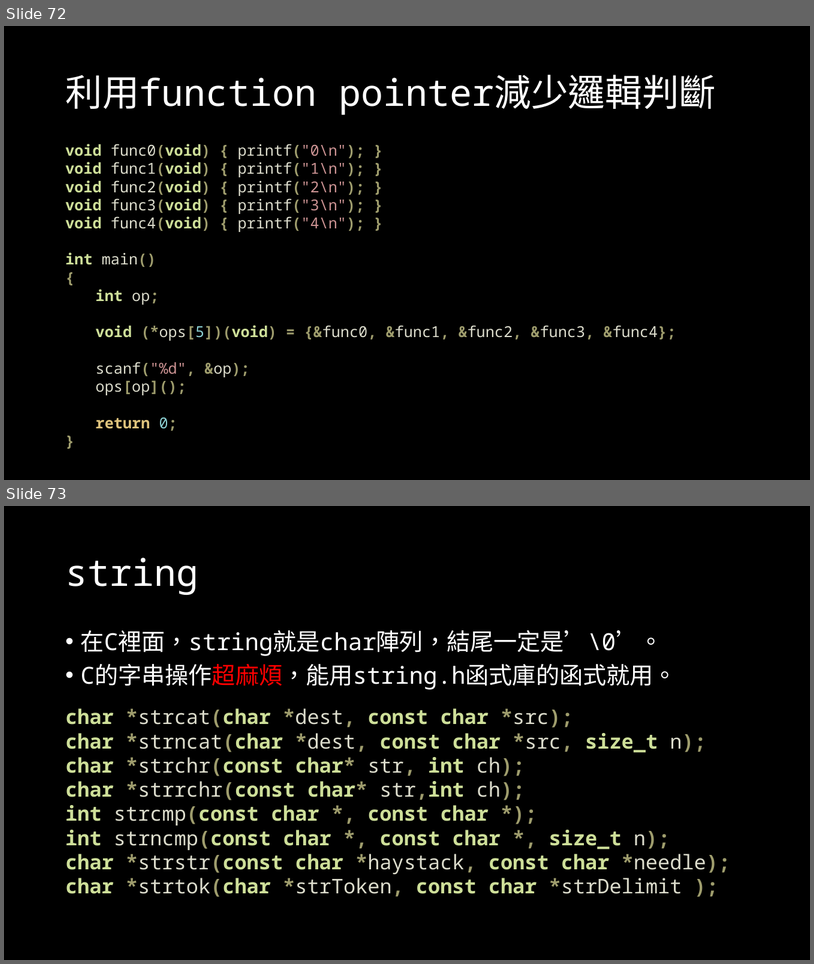
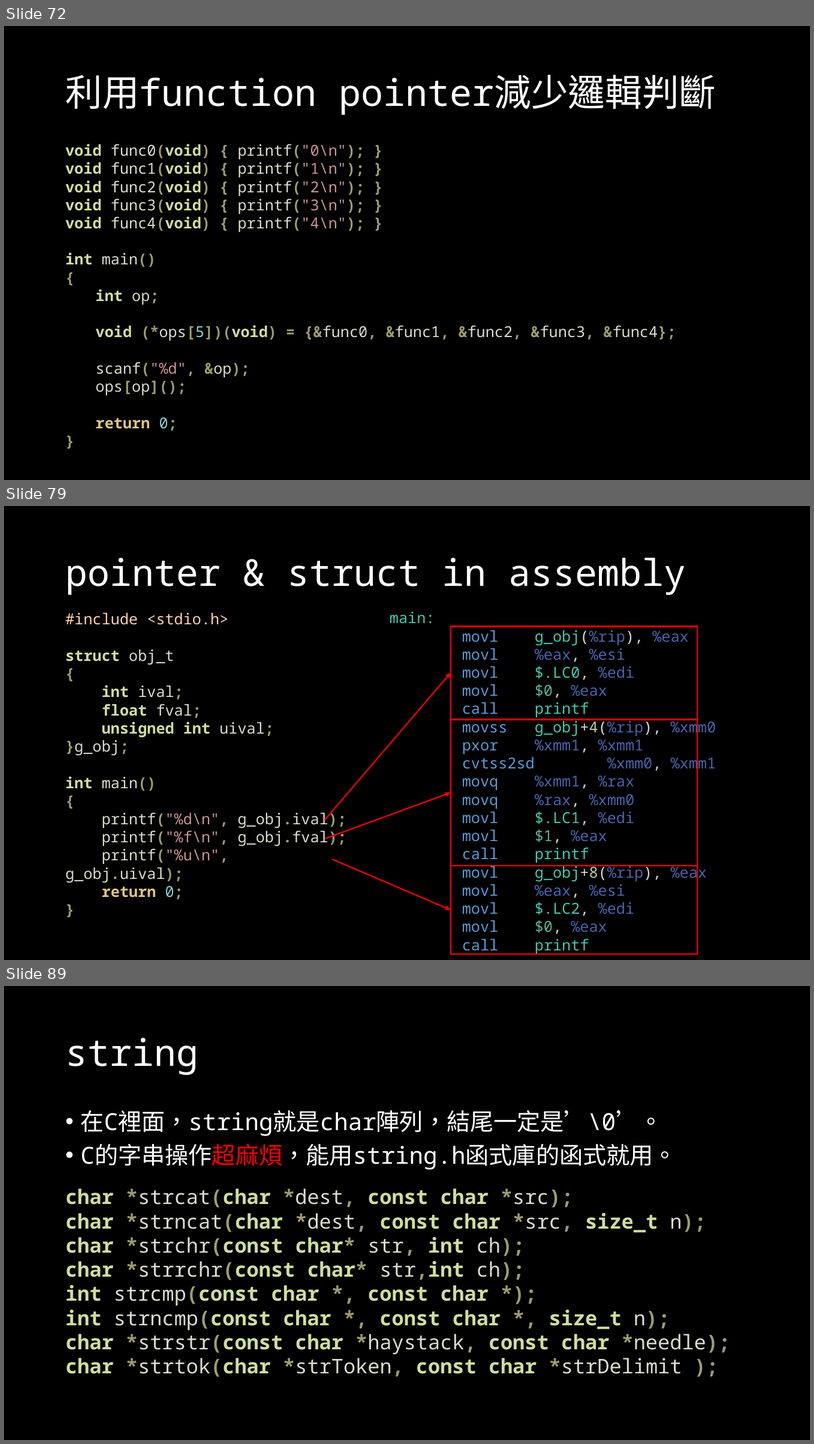
Before and after one commit to OEmiliatanO/those_c_prog_didnt_teach, a slide deck: Ch2/Ch2-pointer & array.pptx. Shown one above the other, each under a label of ours: slides 72 and 73 before the commit, slides 72, 79 and 89 after it; the slides between them are not shown. The pictures are 814x964 and 814x1444 pixels, drawn with LibreOffice and Linux fonts; fonts in the diff are those of the drawing. Boxes give left, top, right and bottom in pixels: in the first picture for what was removed or moved away, otherwise in the second. Text is boxed around its words. In the diff, an @@ line names an element or a change of style, - is before the commit and + after.

```diff
--- a/Ch2/Ch2-pointer & array.pptx
+++ b/Ch2/Ch2-pointer & array.pptx
@@ slide 79 added at [4, 506, 810, 960], background #000000 @@
@@ title added at [65, 558, 687, 595], 44 pt, text #FFFFFF @@
+pointer & struct in assembly
@@ text added at [65, 613, 347, 899], 18 pt, text #DCDCCC @@
+#include <stdio.h>
+struct obj_t
+{
+int ival;
+float fval;
+unsigned int uival;
+}g_obj;
+int main()
+{
+printf("%d\n", g_obj.ival);
+printf("%f\n", g_obj.fval);
+printf("%u\n", g_obj.uival);
+return 0;
+}
@@ text added at [390, 612, 717, 954], 18 pt, text #4864AA @@
+main:
+movl g_obj(%rip), %eax
+movl %eax, %esi
+movl $.LC0, %edi
+movl $0, %eax
+call printf
+movss g_obj+4(%rip), %xmm0
+pxor %xmm1, %xmm1
+cvtss2sd %xmm0, %xmm1
+movq %xmm1, %rax
+movq %rax, %xmm0
+movl $.LC1, %edi
+movl $1, %eax
+call printf
+movl g_obj+8(%rip), %eax
+movl %eax, %esi
+movl $.LC2, %edi
+movl $0, %eax
+call printf
@@ rectangle added at [451, 627, 698, 720], outline #FF0000 1.5 pt @@
@@ arrow added from (324, 820) to (451, 673), #FF0000 1.5 pt @@
@@ rectangle added at [451, 720, 698, 866], outline #FF0000 1.5 pt @@
@@ arrow added from (325, 838) to (451, 793), #FF0000 1.5 pt @@
@@ arrow added from (332, 859) to (451, 910), #FF0000 1.5 pt @@
@@ rectangle added at [451, 866, 698, 954], outline #FF0000 1.5 pt @@
@@ what was slide 73 is now slide 89 @@
```
Also in this commit, not shown: 6 slides changed, 17 other slides added.
